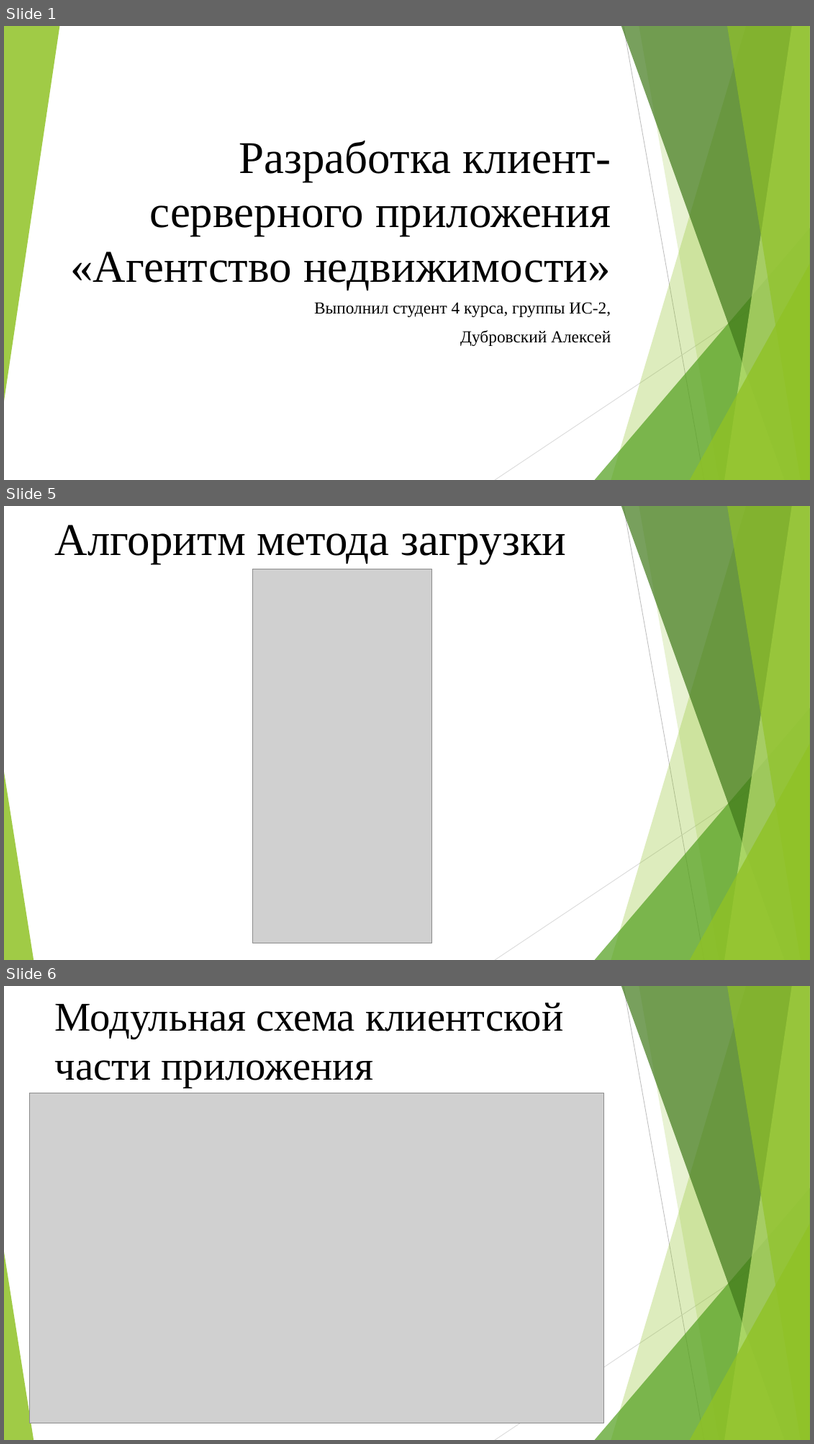
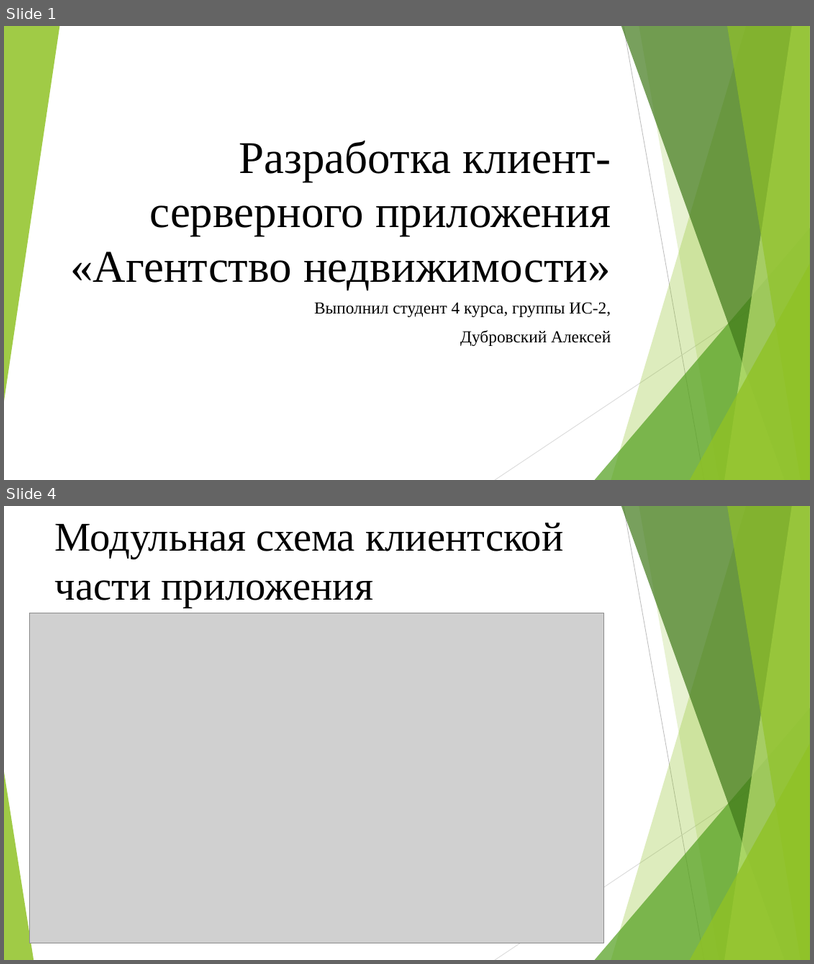
Before and after one commit to ZexaZexaDubrovskiy/Course2v2, a slide deck: Material/Для выступления/выступление.pptx. Shown one above the other, each under a label of ours: slides 1, 5 and 6 before the commit, slides 1 and 4 after it; the slides between them are not shown. The pictures are 814x1444 and 814x964 pixels, drawn with LibreOffice and Linux fonts; fonts in the diff are those of the drawing; grey boxes stand for pictures. Boxes give left, top, right and bottom in pixels: in the first picture for what was removed or moved away, otherwise in the second. Text is boxed around its words. In the diff, an @@ line names an element or a change of style, - is before the commit and + after.

```diff
--- a/Material/Для выступления/выступление.pptx
+++ b/Material/Для выступления/выступление.pptx
@@ slide 5 removed at (4,506,810,960), background #FFFFFF; not listed: 10 template elements that a slide beside it also shows @@
@@ title removed at (55,525,566,564) @@
-Алгоритм метода загрузки
@@ picture removed at (253,569,432,943) @@
@@ what was slide 6 is now slide 4 @@
```
Also in this commit, not shown: 3 slides changed, 1 slide added, 1 other slide removed, 1 other file.
